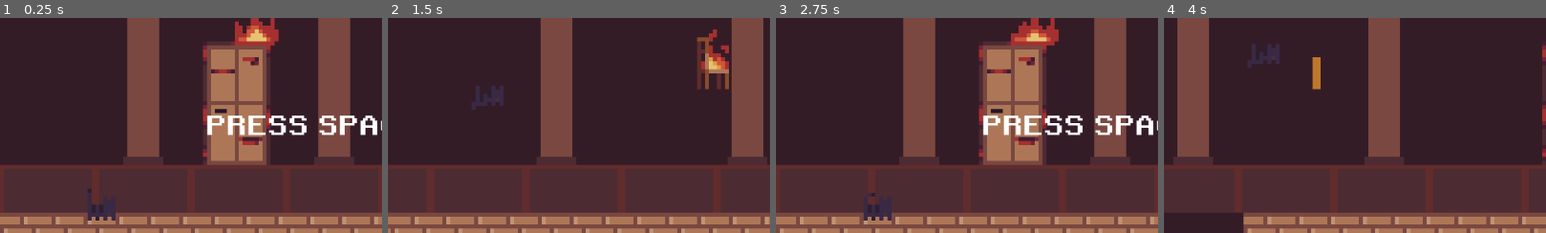
Above: before the commit, frames 1-4 (left to right).
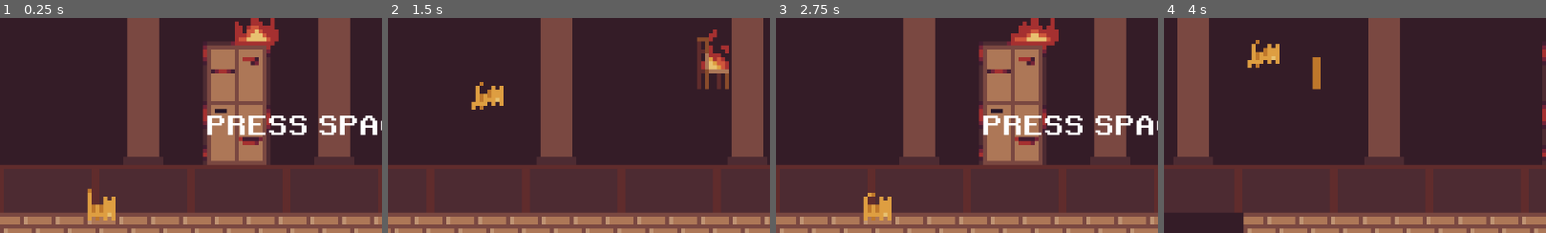
Above: after the commit, the same moments.

Repository: kurushimee/run-for-it
Game: Godot game, scene res://scenes/main.tscn
Two runs of this game, one before a commit and one after it. Both use one fixed random seed, a clock stepped at 60 frames per second and the inputs below.
Inputs:
- Up to frame 1 (0.25 s): no input
- Up to frame 2 (1.5 s): tap Space (jump) at 0.5, 1.35 s; hold Space (jump) 0.53-1.28 s
- Up to frame 3 (2.75 s): tap Space (jump) at 1.52, 1.82 s; click "RESTART" at 2 s
- Up to frame 4 (4 s): tap Space (jump) at 2.75, 3.6, 3.77 s; hold Space (jump) 2.78-3.53 s
The pictures show only the part of the screen within x 0-50%, y 25-75%; the shares and areas given below are measured in that part.

The runs differ from the first frame. In frame 1, 0.7% of the frame differs, in the area x 22-31%, y 79-95%; in frame 2, 0.6%; in frame 3, 0.7%; in frame 4, 0.7%.

Commit message:
Add orange cat

Diff:
--- a/scenes/player.tscn
+++ b/scenes/player.tscn
@@ -1,77 +1,77 @@
 [gd_scene load_steps=18 format=3 uid="uid://dfcsh5b7ftcru"]
 
 [ext_resource type="Script" path="res://scripts/player.gd" id="1_r1ckd"]
-[ext_resource type="Texture2D" uid="uid://cik211m0nhqw8" path="res://assets/sprites/cats/black/cat-idle.png" id="2_vr7wn"]
-[ext_resource type="Texture2D" uid="uid://bfbw0fmf1po7e" path="res://assets/sprites/cats/black/cat-jump.png" id="3_agyiy"]
-[ext_resource type="Texture2D" uid="uid://d0nsb2oaf2u76" path="res://assets/sprites/cats/black/cat-run.png" id="4_elp8t"]
+[ext_resource type="Texture2D" uid="uid://dvywftt5fhi4e" path="res://assets/sprites/cats/orange/cat-idle.png" id="2_4u15t"]
+[ext_resource type="Texture2D" uid="uid://dor12lm10n7xa" path="res://assets/sprites/cats/orange/cat-jump.png" id="3_atxqd"]
+[ext_resource type="Texture2D" uid="uid://ba5qxxx3jqde" path="res://assets/sprites/cats/orange/cat-run.png" id="4_ylekm"]
 [ext_resource type="AudioStream" uid="uid://dscpg6m666dta" path="res://assets/audio/sfx/player/jump.wav" id="5_6m7s0"]
 [ext_resource type="AudioStream" uid="uid://buhfcj07y8kd4" path="res://assets/audio/sfx/player/hit.wav" id="6_u4dhk"]
 
-[sub_resource type="AtlasTexture" id="AtlasTexture_46l0m"]
-atlas = ExtResource("2_vr7wn")
+[sub_resource type="AtlasTexture" id="AtlasTexture_ysejb"]
+atlas = ExtResource("2_4u15t")
 region = Rect2(0, 0, 8, 8)
 
-[sub_resource type="AtlasTexture" id="AtlasTexture_bpwx6"]
-atlas = ExtResource("2_vr7wn")
-region = Rect2(0, 8, 8, 8)
+[sub_resource type="AtlasTexture" id="AtlasTexture_uys07"]
+atlas = ExtResource("2_4u15t")
+region = Rect2(8, 0, 8, 8)
 
-[sub_resource type="AtlasTexture" id="AtlasTexture_6em3f"]
-atlas = ExtResource("2_vr7wn")
-region = Rect2(0, 16, 8, 8)
+[sub_resource type="AtlasTexture" id="AtlasTexture_8csqw"]
+atlas = ExtResource("2_4u15t")
+region = Rect2(16, 0, 8, 8)
 
-[sub_resource type="AtlasTexture" id="AtlasTexture_i357d"]
-atlas = ExtResource("2_vr7wn")
-region = Rect2(0, 24, 8, 8)
+[sub_resource type="AtlasTexture" id="AtlasTexture_peedi"]
+atlas = ExtResource("2_4u15t")
+region = Rect2(24, 0, 8, 8)
 
-[sub_resource type="AtlasTexture" id="AtlasTexture_v241d"]
-atlas = ExtResource("2_vr7wn")
-region = Rect2(0, 32, 8, 8)
+[sub_resource type="AtlasTexture" id="AtlasTexture_ix6vi"]
+atlas = ExtResource("2_4u15t")
+region = Rect2(32, 0, 8, 8)
 
-[sub_resource type="AtlasTexture" id="AtlasTexture_mwne5"]
-atlas = ExtResource("3_agyiy")
+[sub_resource type="AtlasTexture" id="AtlasTexture_08mtg"]
+atlas = ExtResource("3_atxqd")
 region = Rect2(0, 0, 8, 8)
 
-[sub_resource type="AtlasTexture" id="AtlasTexture_6wlos"]
-atlas = ExtResource("4_elp8t")
+[sub_resource type="AtlasTexture" id="AtlasTexture_24trm"]
+atlas = ExtResource("4_ylekm")
 region = Rect2(0, 0, 8, 8)
 
-[sub_resource type="AtlasTexture" id="AtlasTexture_fs88q"]
-atlas = ExtResource("4_elp8t")
+[sub_resource type="AtlasTexture" id="AtlasTexture_sp0su"]
+atlas = ExtResource("4_ylekm")
 region = Rect2(8, 0, 8, 8)
 
-[sub_resource type="AtlasTexture" id="AtlasTexture_ljchn"]
-atlas = ExtResource("4_elp8t")
+[sub_resource type="AtlasTexture" id="AtlasTexture_0ptun"]
+atlas = ExtResource("4_ylekm")
 region = Rect2(16, 0, 8, 8)
 
 [sub_resource type="SpriteFrames" id="SpriteFrames_fba08"]
 animations = [{
 "frames": [{
 "duration": 1.0,
-"texture": SubResource("AtlasTexture_46l0m")
+"texture": SubResource("AtlasTexture_ysejb")
 }, {
 "duration": 1.0,
-"texture": SubResource("AtlasTexture_bpwx6")
+"texture": SubResource("AtlasTexture_uys07")
 }, {
 "duration": 1.0,
-"texture": SubResource("AtlasTexture_6em3f")
+"texture": SubResource("AtlasTexture_8csqw")
 }, {
 "duration": 1.0,
-"texture": SubResource("AtlasTexture_i357d")
+"texture": SubResource("AtlasTexture_peedi")
 }, {
 "duration": 1.0,
-"texture": SubResource("AtlasTexture_v241d")
+"texture": SubResource("AtlasTexture_ix6vi")
 }, {
 "duration": 1.0,
-"texture": SubResource("AtlasTexture_i357d")
+"texture": SubResource("AtlasTexture_peedi")
 }, {
 "duration": 1.0,
-"texture": SubResource("AtlasTexture_6em3f")
+"texture": SubResource("AtlasTexture_8csqw")
 }, {
 "duration": 1.0,
-"texture": SubResource("AtlasTexture_bpwx6")
+"texture": SubResource("AtlasTexture_uys07")
 }, {
 "duration": 1.0,
-"texture": SubResource("AtlasTexture_46l0m")
+"texture": SubResource("AtlasTexture_ysejb")
 }],
 "loop": true,
 "name": &"idle",
@@ -87,13 +87,13 @@
 }, {
 "frames": [{
 "duration": 1.0,
-"texture": SubResource("AtlasTexture_6wlos")
+"texture": SubResource("AtlasTexture_24trm")
 }, {
 "duration": 1.0,
-"texture": SubResource("AtlasTexture_fs88q")
+"texture": SubResource("AtlasTexture_sp0su")
 }, {
 "duration": 1.0,
-"texture": SubResource("AtlasTexture_ljchn")
+"texture": SubResource("AtlasTexture_0ptun")
 }],
 "loop": true,
 "name": &"run",
@@ -112,7 +112,8 @@
 sprite_frames = SubResource("SpriteFrames_fba08")
 animation = &"run"
 autoplay = "idle"
-frame_progress = 0.860771
+frame = 1
+frame_progress = 0.802399
 
 [node name="CollisionShape2D" type="CollisionShape2D" parent="."]
 position = Vector2(3, 3)
Binary file added: assets/sprites/cats/orange/cat-idle.png
Not shown, added: assets/sprites/cats/orange/cat-idle.png.import
Binary file added: assets/sprites/cats/orange/cat-jump.png
Not shown, added: assets/sprites/cats/orange/cat-jump.png.import
Binary file added: assets/sprites/cats/orange/cat-run.png
Not shown, added: assets/sprites/cats/orange/cat-run.png.import
Not shown: 1 places in scenes/player.tscn that only renumber resources
